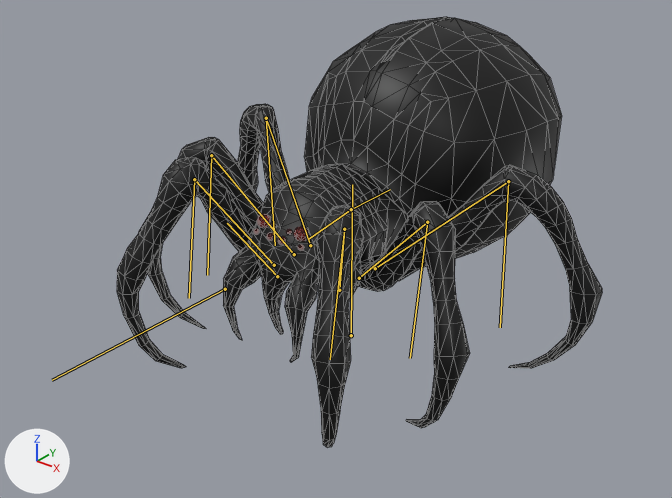
The FBX model 이현수/제작 에셋/uasset/MonsterSpider.fbx as it was, and as the next commit left it.
Camera for both pictures: a 50 mm camera at (1.504, -2.117, 1.491) aimed at (-0.015, -0.219, 0.314). Arrows for +X, +Y and +Z are at lower left; the lights stay in place. The older version comes first. The bones that change, and the others that lie on the model, are drawn over the model as lines. Mesh edges are drawn as thin lines.

The first picture shows 'Spider'.
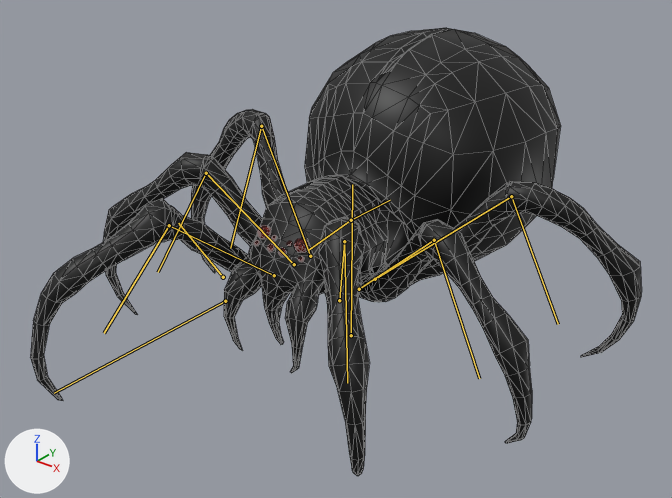
The newer file adds an action. The first version stands in its rest pose; the second is drawn at frame 7 of the action 'SpiderAmature|02Walk'.

What the commit changed:
Bone 'SpiderCenter' (bone_spidercenter) moves from (0.0, 0.0, 0.0) to (0.0, 0.0, 0.034).
Bone 'LegBack.001.L' (bone_legback_001_l) turns from (0, 0, 0) to (-3, 3, 0) degrees about its own x, y and z.
Bone 'LegBack.002.L' (bone_legback_002_l) turns from (0, 0, 0) to (22, -1, 6) degrees about its own x, y and z.
Bone 'LegMiddle.001.L' (bone_legmiddle_001_l) turns from (0, 0, 0) to (-3, 6, -2) degrees about its own x, y and z.
Bone 'LegMiddle.002.L' (bone_legmiddle_002_l) turns from (0, 0, 0) to (13, 3, -23) degrees about its own x, y and z.
Bone 'LegFront.001.L' (bone_legfront_001_l) turns from (0, 0, 0) to (0, 3, 0) degrees about its own x, y and z.
Bone 'LegFront.002.L' (bone_legfront_002_l) turns from (0, 0, 0) to (-6, 1, 14) degrees about its own x, y and z.
Bone 'LegBack.001.R' (bone_legback_001_r) turns from (0, 0, 0) to (3, 8, 2) degrees about its own x, y and z.
Bone 'LegBack.002.R' (bone_legback_002_r) turns from (0, 0, 0) to (8, 0, 10) degrees about its own x, y and z.
Bone 'LegMiddle.001.R' (bone_legmiddle_001_r) turns from (0, 0, 0) to (-2, 0, 4) degrees about its own x, y and z.
Bone 'LegMiddle.002.R' (bone_legmiddle_002_r) turns from (0, 0, 0) to (5, -1, 28) degrees about its own x, y and z.
Bone 'LegFront.001.R' (bone_legfront_001_r) turns from (0, 0, 0) to (10, 1, 17) degrees about its own x, y and z.
Bone 'LegFront.002.R' (bone_legfront_002_r) turns from (0, 0, 0) to (0, 0, -49) degrees about its own x, y and z.

Changed parts and their boxes [x1, y1, x2, y2] in the pictures (672 x 498 px):
'Spider', posed (26% wider)
    before: [117, 17, 602, 448]
    after: [31, 28, 642, 476]
bone 'SpiderCenter', root to tip
    before: (225, 289) to (52, 380)
    after: (225, 301) to (54, 393)
bone 'LegBack.001.L', root to tip
    before: (375, 268) to (508, 181)
    after: (375, 279) to (511, 196)
bone 'LegBack.002.L', root to tip
    before: (508, 181) to (500, 327)
    after: (511, 196) to (558, 324)
bone 'LegMiddle.001.L', root to tip
    before: (359, 278) to (427, 222)
    after: (359, 289) to (434, 240)
bone 'LegMiddle.002.L', root to tip
    before: (427, 222) to (410, 358)
    after: (434, 240) to (479, 378)
bone 'LegFront.001.L', root to tip
    before: (339, 290) to (344, 229)
    after: (339, 300) to (344, 241)
bone 'LegFront.002.L', root to tip
    before: (344, 229) to (330, 359)
    after: (344, 241) to (347, 383)
bone 'LegBack.001.R', root to tip
    before: (310, 245) to (266, 118)
    after: (310, 256) to (261, 126)
bone 'LegBack.002.R', root to tip
    before: (266, 118) to (275, 245)
    after: (261, 126) to (230, 248)
bone 'LegMiddle.001.R', root to tip
    before: (294, 254) to (211, 155)
    after: (294, 264) to (206, 173)
bone 'LegMiddle.002.R', root to tip
    before: (211, 155) to (207, 275)
    after: (206, 173) to (158, 272)
bone 'LegFront.001.R', root to tip
    before: (274, 265) to (194, 179)
    after: (274, 275) to (169, 225)
bone 'LegFront.002.R', root to tip
    before: (194, 179) to (189, 298)
    after: (169, 225) to (104, 333)
